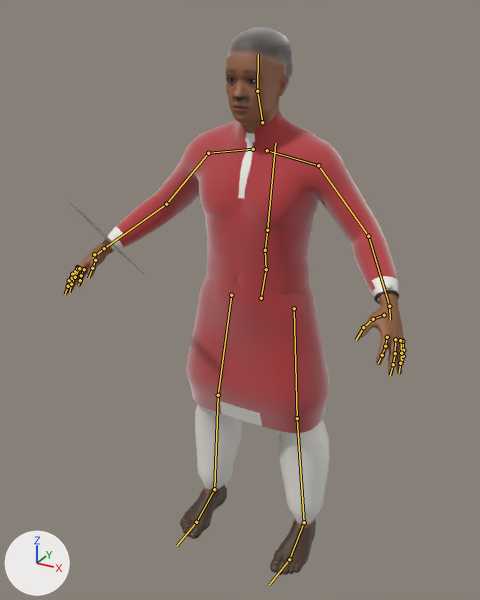
One commit to the glTF model apps/client/public/characters/dokandar.high.glb: the scene before it, then after it.
The view is the same before and after, from a camera (50 mm lens) standing at (0.879, -1.742, 1.747) and looking at (-0.059, -0.037, 0.894). Lighting does not change. The marker at lower left points along +X, +Y and +Z. The older version comes first. The bones that change, and the others that lie on the model, are drawn over the model as lines.
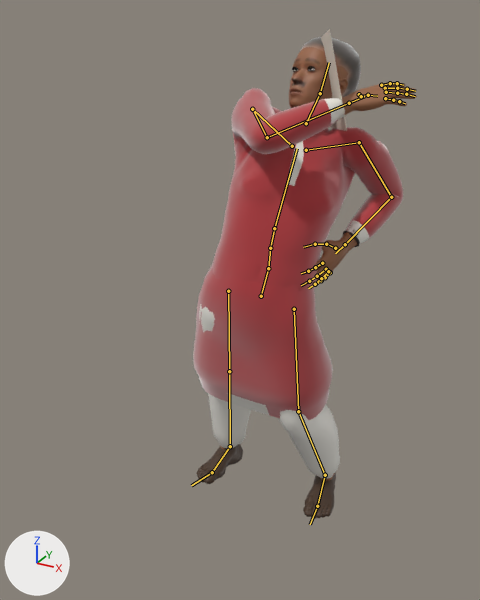
The newer file adds an action. The first version stands in its rest pose; the second is drawn at frame 0 of the action 'cheer'.

The change, as a list of edits to the scene's bpy script:
```text
Change bone_pelvis:
    where bone_pelvis = bpy.data.objects['Rig'].pose.bones['pelvis']  # child of 'Root'
    bone_pelvis.location: (0.0, 0.0, 0.0) -> (-0.007, 0.005, -0.014)
    bone_pelvis.rotation_quaternion: (1.0, 0.0, 0.0, 0.0) -> (0.992, -0.063, 0.105, -0.029)  # degrees (0, 0, 0) -> degrees (-8, 12, -4)
Change bone_spine_01:
    where bone_spine_01 = bpy.data.objects['Rig'].pose.bones['spine_01']  # child of 'pelvis'
    bone_spine_01.rotation_quaternion: (1.0, 0.0, 0.0, 0.0) -> (0.998, -0.008, 0.049, 0.027)  # degrees (0, 0, 0) -> degrees (-1, 6, 3)
Change bone_spine_02:
    where bone_spine_02 = bpy.data.objects['Rig'].pose.bones['spine_02']  # child of 'spine_01'
    bone_spine_02.rotation_quaternion: (1.0, 0.0, 0.0, 0.0) -> (0.997, -0.044, 0.067, -0.01)  # degrees (0, 0, 0) -> degrees (-5, 8, -1)
Change bone_spine_03:
    where bone_spine_03 = bpy.data.objects['Rig'].pose.bones['spine_03']  # child of 'spine_02'
    bone_spine_03.rotation_quaternion: (1.0, 0.0, 0.0, 0.0) -> (0.998, -0.035, 0.038, -0.043)  # degrees (0, 0, 0) -> degrees (-4, 4, -5)
Change bone_clavicle_l:
    where bone_clavicle_l = bpy.data.objects['Rig'].pose.bones['clavicle_l']  # child of 'spine_03'
    bone_clavicle_l.rotation_quaternion: (1.0, 0.0, 0.0, 0.0) -> (0.956, 0.072, 0.0, 0.284)  # degrees (0, 0, 0) -> degrees (8, -2, 33)
Change bone_upperarm_l:
    where bone_upperarm_l = bpy.data.objects['Rig'].pose.bones['upperarm_l']  # child of 'clavicle_l'
    bone_upperarm_l.rotation_quaternion: (1.0, 0.0, 0.0, 0.0) -> (0.635, -0.077, 0.689, -0.341)  # degrees (0, 0, 0) -> degrees (-86, 55, -109)
Change bone_lowerarm_l:
    where bone_lowerarm_l = bpy.data.objects['Rig'].pose.bones['lowerarm_l']  # child of 'upperarm_l'
    bone_lowerarm_l.rotation_quaternion: (1.0, 0.0, 0.0, 0.0) -> (0.862, 0.432, -0.03, 0.263)  # degrees (0, 0, 0) -> degrees (49, -16, 26)
Change bone_hand_l:
    where bone_hand_l = bpy.data.objects['Rig'].pose.bones['hand_l']  # child of 'lowerarm_l'
    bone_hand_l.rotation_quaternion: (1.0, 0.0, 0.0, 0.0) -> (0.976, -0.104, -0.193, -0.017)  # degrees (0, 0, 0) -> degrees (-12, -22, 0)
Change bone_clavicle_r:
    where bone_clavicle_r = bpy.data.objects['Rig'].pose.bones['clavicle_r']  # child of 'spine_03'
    bone_clavicle_r.rotation_quaternion: (1.0, 0.0, 0.0, 0.0) -> (0.948, 0.103, 0.0, -0.3)  # degrees (0, 0, 0) -> degrees (11, 4, -35)
Change bone_upperarm_r:
    where bone_upperarm_r = bpy.data.objects['Rig'].pose.bones['upperarm_r']  # child of 'clavicle_r'
    bone_upperarm_r.rotation_quaternion: (1.0, 0.0, 0.0, 0.0) -> (0.676, 0.714, -0.15, 0.104)  # degrees (0, 0, 0) -> degrees (94, -21, -4)
Change bone_lowerarm_r:
    where bone_lowerarm_r = bpy.data.objects['Rig'].pose.bones['lowerarm_r']  # child of 'upperarm_r'
    bone_lowerarm_r.rotation_quaternion: (1.0, 0.0, 0.0, 0.0) -> (0.869, 0.42, 0.033, -0.261)  # degrees (0, 0, 0) -> degrees (48, 16, -26)
Change bone_hand_r:
    where bone_hand_r = bpy.data.objects['Rig'].pose.bones['hand_r']  # child of 'lowerarm_r'
    bone_hand_r.rotation_quaternion: (1.0, 0.0, 0.0, 0.0) -> (0.982, -0.103, 0.156, 0.021)  # degrees (0, 0, 0) -> degrees (-12, 18, 1)
Change bone_neck_01:
    where bone_neck_01 = bpy.data.objects['Rig'].pose.bones['neck_01']  # child of 'spine_03'
    bone_neck_01.rotation_quaternion: (1.0, 0.0, 0.0, 0.0) -> (0.98, -0.077, -0.172, -0.067)  # degrees (0, 0, 0) -> degrees (-8, -20, -6)
Change bone_head:
    where bone_head = bpy.data.objects['Rig'].pose.bones['head']  # child of 'neck_01'
    bone_head.rotation_quaternion: (1.0, 0.0, 0.0, 0.0) -> (0.951, 0.076, -0.278, 0.108)  # degrees (0, 0, 0) -> degrees (6, -33, 11)
Change bone_thigh_l:
    where bone_thigh_l = bpy.data.objects['Rig'].pose.bones['thigh_l']  # child of 'pelvis'
    bone_thigh_l.rotation_quaternion: (1.0, 0.0, 0.0, 0.0) -> (-0.987, -0.072, -0.114, 0.086)  # degrees (0, 0, 0) -> degrees (7, 14, -9)
Change bone_calf_l:
    where bone_calf_l = bpy.data.objects['Rig'].pose.bones['calf_l']  # child of 'thigh_l'
    bone_calf_l.rotation_quaternion: (1.0, 0.0, 0.0, 0.0) -> (0.986, 0.166, 0.006, -0.015)  # degrees (0, 0, 0) -> degrees (19, 1, -2)
Change bone_foot_l:
    where bone_foot_l = bpy.data.objects['Rig'].pose.bones['foot_l']  # child of 'calf_l'
    bone_foot_l.rotation_quaternion: (1.0, 0.0, 0.0, 0.0) -> (-0.947, 0.287, 0.131, 0.064)  # degrees (0, 0, 0) -> degrees (-33, -17, -3)
Change bone_thigh_r:
    where bone_thigh_r = bpy.data.objects['Rig'].pose.bones['thigh_r']  # child of 'pelvis'
    bone_thigh_r.rotation_quaternion: (1.0, 0.0, 0.0, 0.0) -> (-0.969, -0.236, -0.04, -0.055)  # degrees (0, 0, 0) -> degrees (28, 3, 7)
Change bone_calf_r:
    where bone_calf_r = bpy.data.objects['Rig'].pose.bones['calf_r']  # child of 'thigh_r'
    bone_calf_r.rotation_quaternion: (1.0, 0.0, 0.0, 0.0) -> (0.998, -0.063, -0.008, 0.011)  # degrees (0, 0, 0) -> degrees (-7, -1, 1)
Change bone_foot_r:
    where bone_foot_r = bpy.data.objects['Rig'].pose.bones['foot_r']  # child of 'calf_r'
    bone_foot_r.rotation_quaternion: (1.0, 0.0, 0.0, 0.0) -> (0.974, -0.184, 0.133, 0.017)  # degrees (0, 0, 0) -> degrees (-22, 15, -1)
```

Where the change shows, as pixel boxes (x1, y1, x2, y2) in the pictures (480 x 600 px):
'Mesh_0', posed (34% narrower, 12% shorter)
    before: (64, 27, 406, 575)
    after: (193, 37, 417, 519)
'Mesh_1', posed
    before: (68, 201, 145, 275)
    after: (321, 29, 347, 131)
bone 'pelvis', root to tip
    before: (261, 298) to (266, 269)
    after: (261, 296) to (268, 268)
bone 'spine_01', root to tip
    before: (266, 269) to (265, 250)
    after: (268, 268) to (270, 248)
bone 'spine_02', root to tip
    before: (265, 250) to (267, 230)
    after: (270, 248) to (274, 228)
bone 'spine_03', root to tip
    before: (267, 230) to (275, 143)
    after: (274, 228) to (297, 148)
bone 'clavicle_l', root to tip
    before: (267, 150) to (318, 165)
    after: (306, 150) to (359, 142)
bone 'upperarm_l', root to tip
    before: (318, 165) to (368, 236)
    after: (359, 142) to (391, 197)
bone 'lowerarm_l', root to tip
    before: (368, 236) to (389, 306)
    after: (391, 197) to (345, 244)
bone 'hand_l', root to tip
    before: (389, 306) to (390, 320)
    after: (345, 244) to (335, 253)
bone 'clavicle_r', root to tip
    before: (253, 149) to (208, 153)
    after: (292, 146) to (252, 109)
bone 'upperarm_r', root to tip
    before: (208, 153) to (166, 204)
    after: (252, 109) to (267, 137)
bone 'lowerarm_r', root to tip
    before: (166, 204) to (104, 248)
    after: (267, 137) to (349, 103)
bone 'hand_r', root to tip
    before: (104, 248) to (93, 257)
    after: (349, 103) to (364, 96)
bone 'neck_01', root to tip
    before: (262, 122) to (257, 91)
    after: (306, 123) to (320, 93)
bone 'head', root to tip
    before: (257, 91) to (258, 54)
    after: (320, 93) to (329, 62)
bone 'thigh_l', root to tip
    before: (294, 308) to (297, 418)
    after: (294, 309) to (298, 411)
bone 'calf_l', root to tip
    before: (297, 418) to (304, 522)
    after: (298, 411) to (325, 475)
bone 'foot_l', root to tip
    before: (304, 522) to (289, 559)
    after: (325, 475) to (317, 506)
bone 'thigh_r', root to tip
    before: (231, 295) to (218, 395)
    after: (228, 291) to (229, 371)
bone 'calf_r', root to tip
    before: (218, 395) to (214, 489)
    after: (229, 371) to (230, 446)
bone 'foot_r', root to tip
    before: (214, 489) to (196, 522)
    after: (230, 446) to (212, 472)
